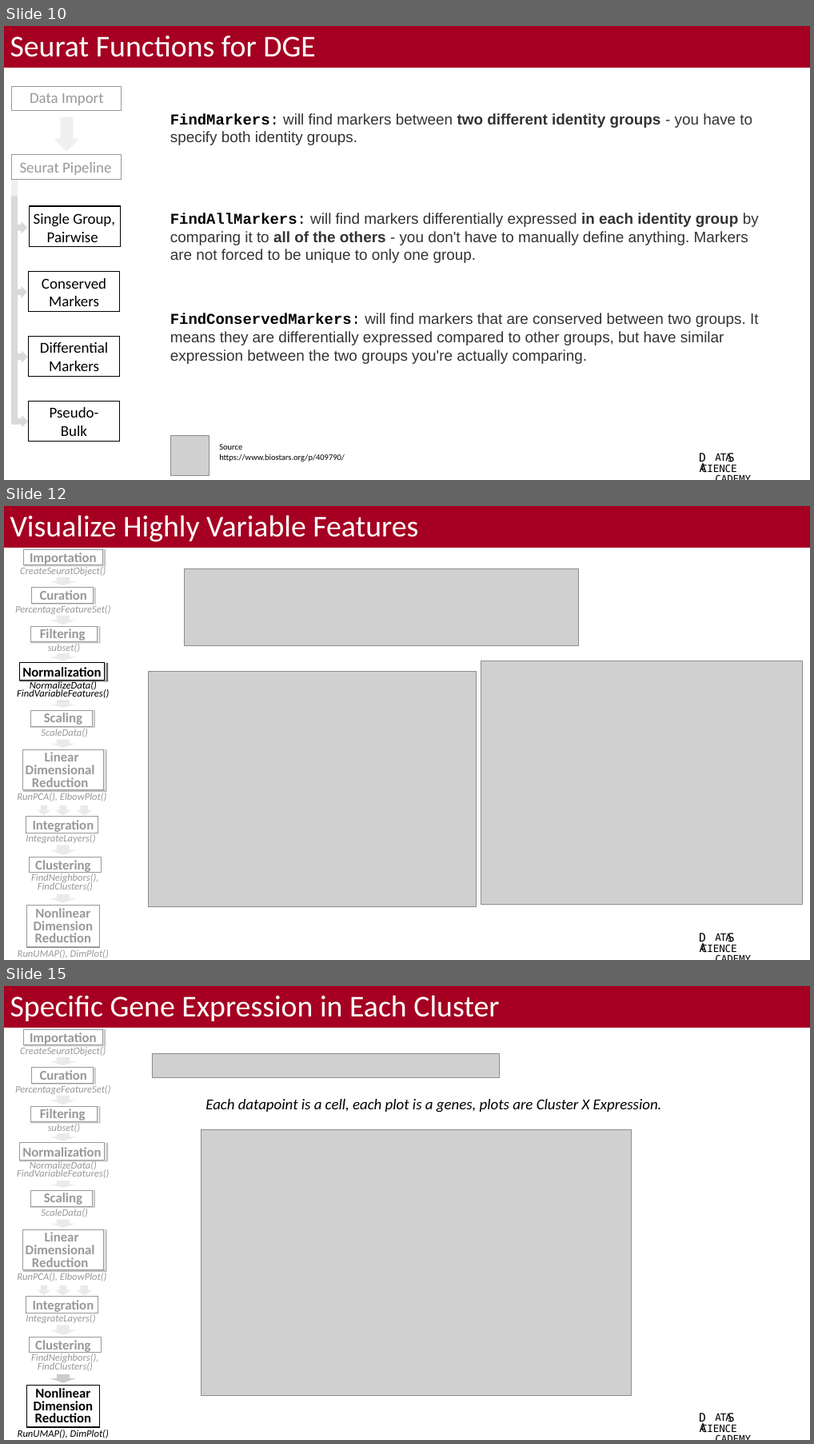
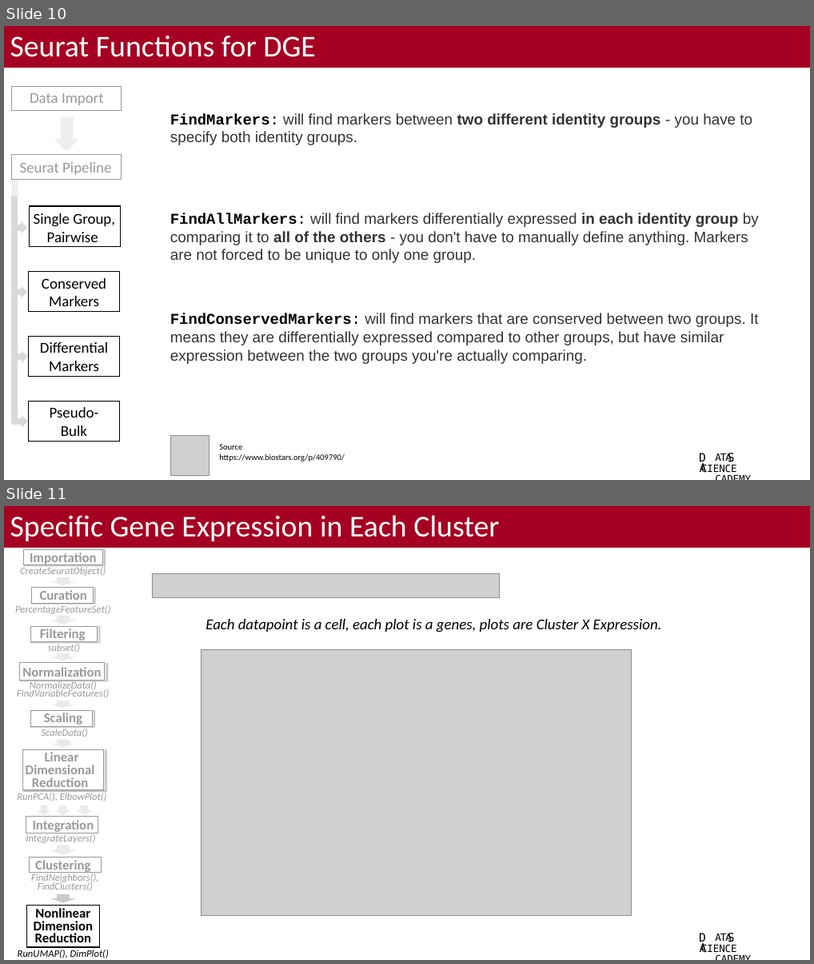
Before and after one commit to bacorli2/scrna_workshop, a slide deck: M5_Seurat_DGE_and_Exploratory/M5_Seurat_DGE_Exploratory.pptx. Shown one above the other, each under a label of ours: slides 10, 12 and 15 before the commit, slides 10 and 11 after it; the slides between them are not shown. The pictures are 814x1444 and 814x964 pixels, drawn with LibreOffice and Linux fonts; fonts in the diff are those of the drawing; grey boxes stand for pictures; background and template pictures are left out. Boxes give left, top, right and bottom in pixels: in the first picture for what was removed or moved away, otherwise in the second. Text is boxed around its words. In the diff, an @@ line names an element or a change of style, - is before the commit and + after.

```diff
--- a/M5_Seurat_DGE_and_Exploratory/M5_Seurat_DGE_Exploratory.pptx
+++ b/M5_Seurat_DGE_and_Exploratory/M5_Seurat_DGE_Exploratory.pptx
@@ slide 12 removed at bbox=[4, 506, 810, 960], background #FFFFFF; not listed: 53 template elements that a slide beside it also shows @@
@@ title removed at bbox=[4, 506, 810, 548] @@
-Visualize Highly Variable Features
@@ rectangle removed at bbox=[4, 548, 117, 661] @@
@@ picture removed at bbox=[184, 569, 578, 645] @@
@@ picture removed at bbox=[148, 671, 477, 907] @@
@@ picture removed at bbox=[482, 661, 803, 904] @@
@@ rectangle removed at bbox=[4, 700, 117, 960] @@
@@ what was slide 15 is now slide 11 @@
```
Also in this commit, not shown: 1 slide changed, 3 other slides removed, 6 other files.
